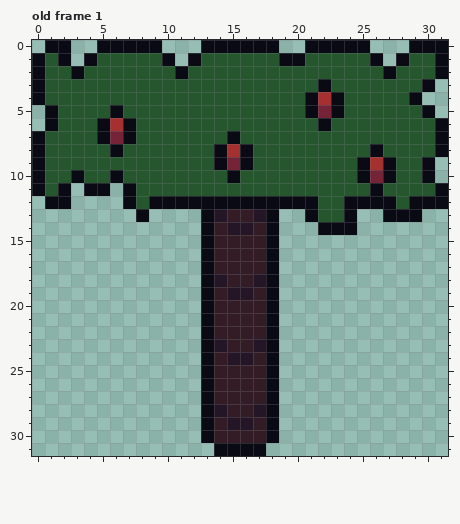
Two states of a pixel-art file, assets/tree.aseprite. This is how it looked before the edit.
32x32 pixels, 1 frame. Shown: old frame 1.
New version:
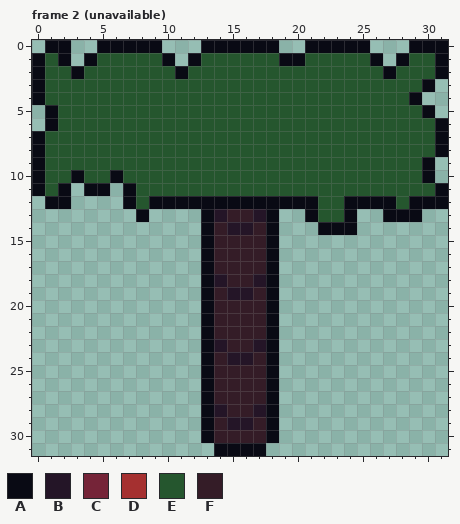
Palette (. is transparent): A #090a14  B #241527  C #752438  D #a53030  E #25562e  F #341c27
A new or re-ordered frame is compared with the old frame closest to it.
Difference:
frames 1 -> 2
Frame 2 (unavailable) is new; against old frame 1, layer "bush":
y 3: x 22 A -> E
y 4: x 21..23 ADA -> EEE
y 5: x 6 A -> E; x 21..23 ACA -> EEE
y 6: x 5..7 ADA -> EEE; x 22 A -> E
y 7: x 5..7 ACA -> EEE; x 15 A -> E
y 8: x 6 A -> E; x 14..16 ADA -> EEE; x 26 A -> E
y 9: x 14..16 ACA -> EEE; x 25..27 ADA -> EEE
y 10: x 15 A -> E; x 25..27 ACA -> EEE
y 11: x 26 A -> E
Changed places in both pictures, as pixel boxes (x1, y1, x2, y2):
changed: (305, 79, 396, 196)
changed: (97, 105, 136, 157)
changed: (214, 131, 253, 183)
